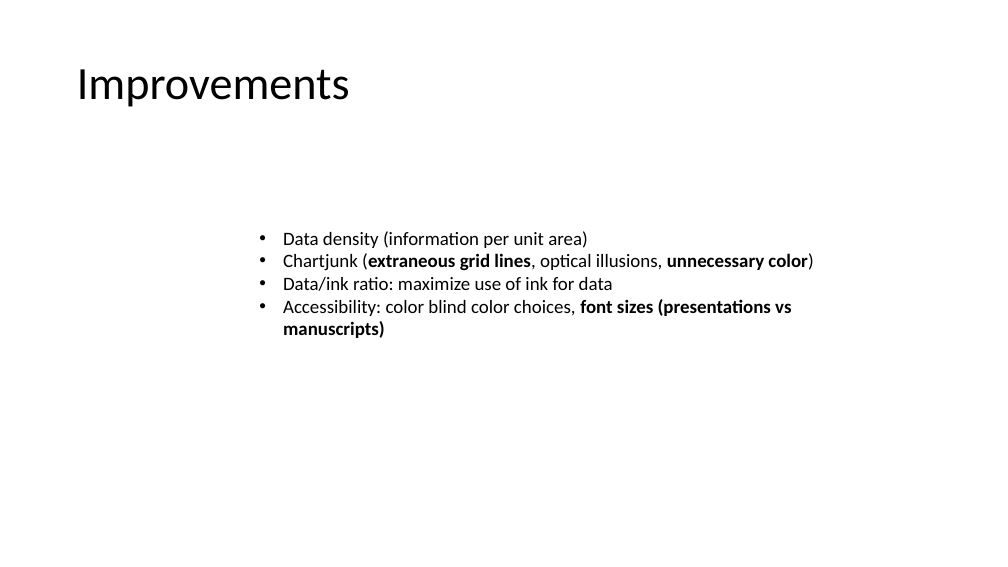
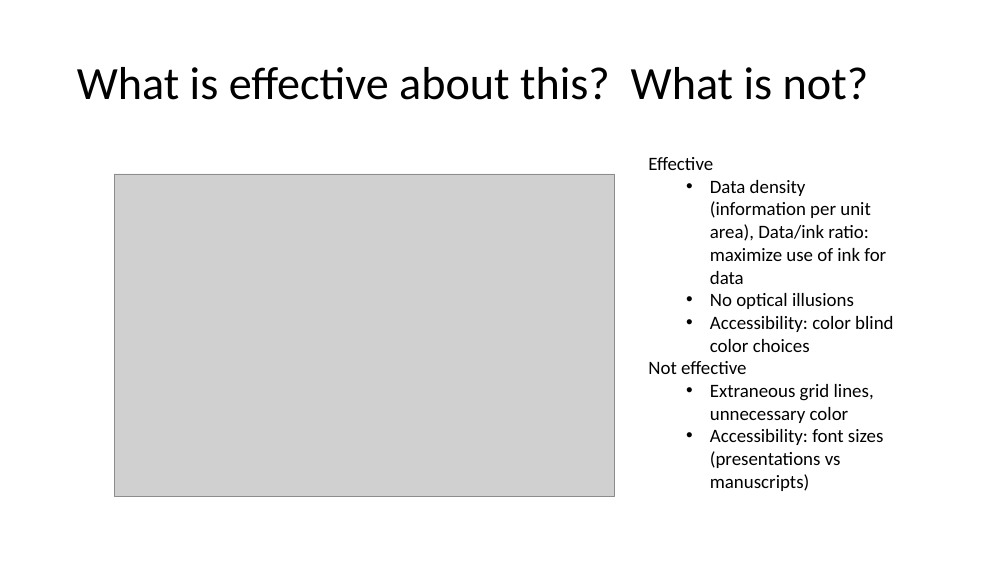
Before and after one commit to baeolophus/2025_data_viz_research, a slide deck: slide 2 of activities.pptx (slide 4 before the commit). Drawn at 1008x567 pixels with LibreOffice and Linux fonts; fonts in the diff are those of the drawing; grey boxes stand for pictures. Boxes give left, top, right and bottom in pixels: in the first picture for what was removed or moved away, otherwise in the second. Text is boxed around its words. In the diff, an @@ line names an element or a change of style, - is before the commit and + after.

Commit message:
added R-generated figures and organized text about each

```diff
--- a/activities.pptx
+++ b/activities.pptx
@@ title at (77,67,868,100): text changed @@
-Improvements
+What is effective about this? What is not?
@@ picture added at (114,174,615,496) @@
@@ text at (648,157,893,491): text changed @@
-• Data density (information per unit area)
-• Chartjunk (extraneous grid lines, optical illusions, unnecessary color)
-• Data/ink ratio: maximize use of ink for data
-• Accessibility: color blind color choices, font sizes (presentations vs manuscripts)
+Effective
+  • Data density (information per unit area), Data/ink ratio: maximize use of ink for data
+  • No optical illusions
+  • Accessibility: color blind color choices
+Not effective
+  • Extraneous grid lines, unnecessary color
+  • Accessibility: font sizes (presentations vs manuscripts)
```
Also in this commit, not shown: 4 other slides changed, 1 slide added, 2 slides removed.
